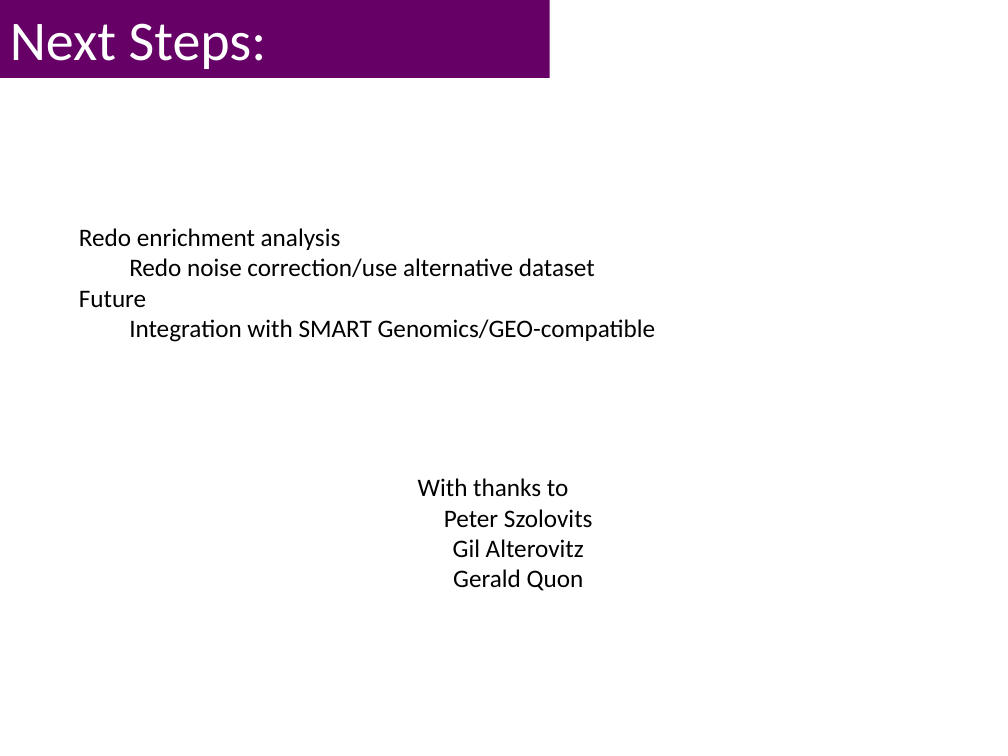
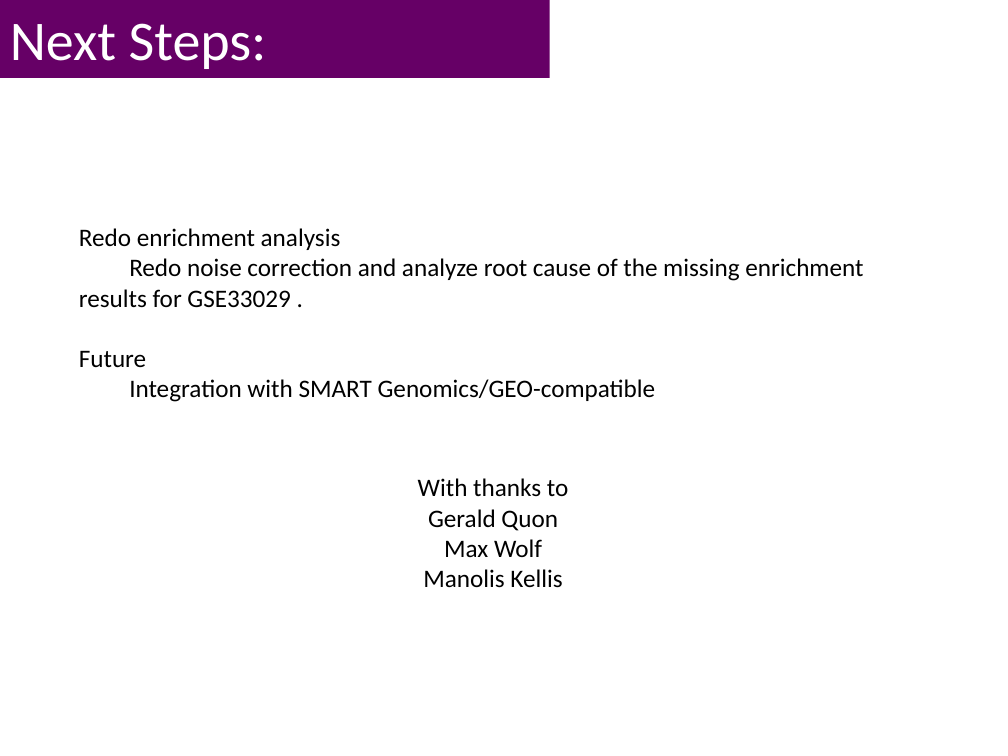
Before and after one commit to ixu/6878Project, a slide deck: slide 9 of FinalPresentation_v2.pptx (slide 8 before the commit). Drawn at 1008x756 pixels with LibreOffice and Linux fonts; fonts in the diff are those of the drawing. Boxes give left, top, right and bottom in pixels: in the first picture for what was removed or moved away, otherwise in the second. Text is boxed around its words. In the diff, an @@ line names an element or a change of style, - is before the commit and + after.

Commit message:
Updated Presentation

```diff
--- a/FinalPresentation_v2.pptx
+++ b/FinalPresentation_v2.pptx
@@ text at (79,258,863,308): text changed @@
-Redo noise correction/use alternative dataset
+Redo noise correction and analyze root cause of the missing enrichment results for GSE33029 .
@@ text at (444,509,593,557): paragraphs removed @@
-Peter Szolovits
-Gil Alterovitz
@@ text at (423,539,562,588): paragraphs added @@
+Max Wolf
+Manolis Kellis
```
Also in this commit, not shown: 1 slide added.
